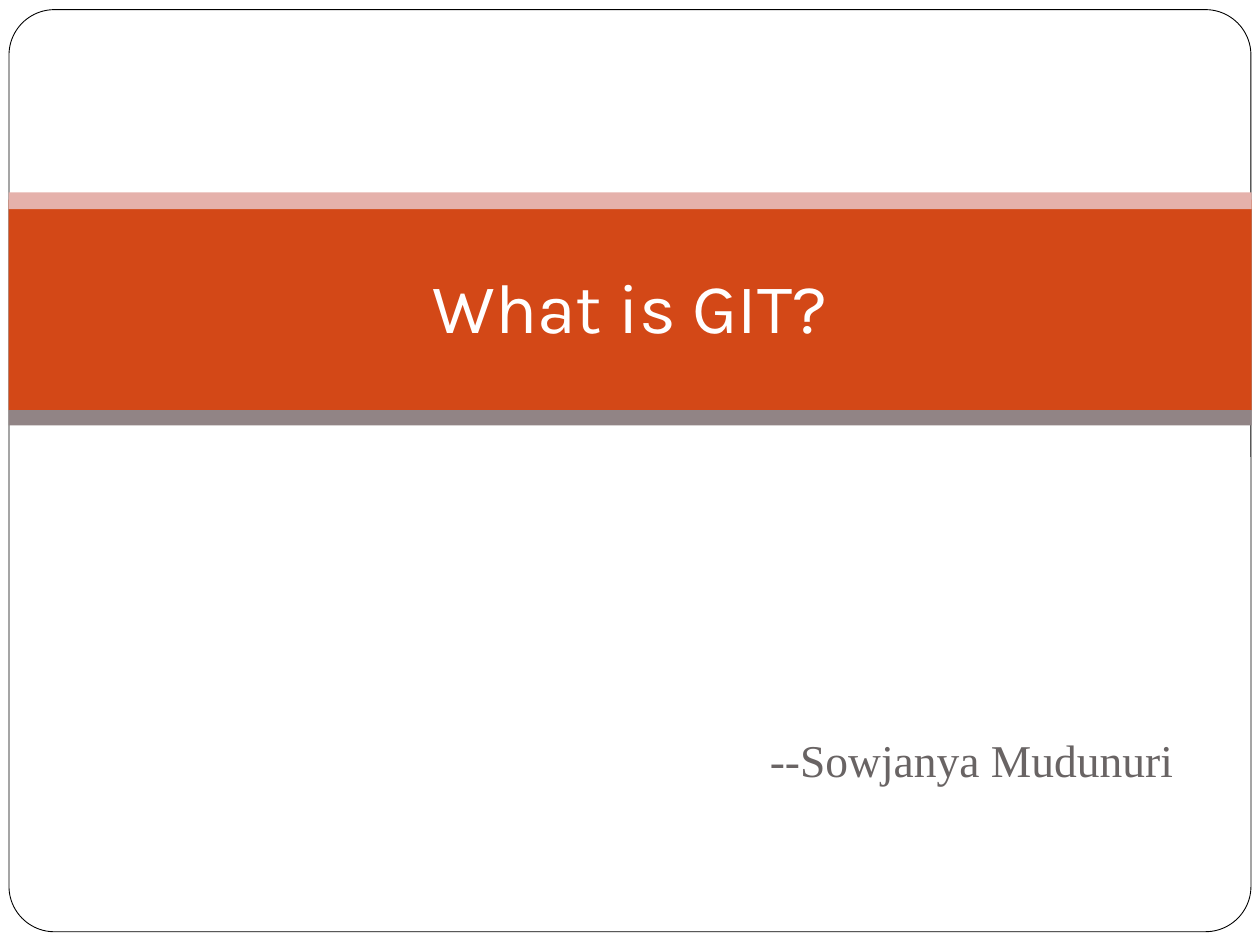
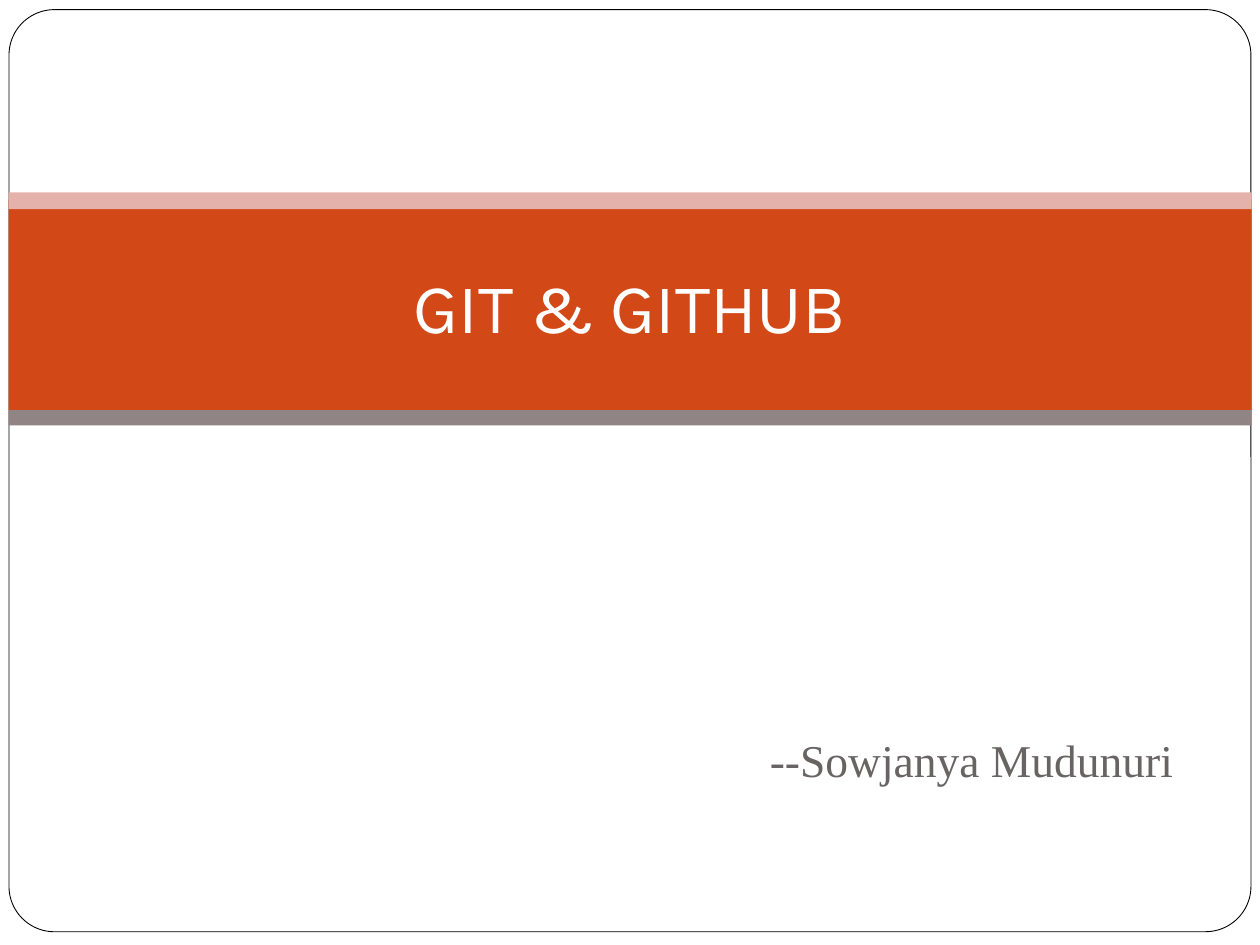
Before and after one commit to sowjumn/GITWWC, a slide deck: slide 1 of GIT.pptx. Drawn at 1260x945 pixels with LibreOffice and Linux fonts; fonts in the diff are those of the drawing; background and template pictures are left out. Boxes give left, top, right and bottom in pixels: in the first picture for what was removed or moved away, otherwise in the second. Text is boxed around its words. In the diff, an @@ line names an element or a change of style, - is before the commit and + after.

```diff
--- a/GIT.pptx
+++ b/GIT.pptx
@@ title at <box>414,288,846,334</box>: text changed @@
-What is GIT?
+GIT & GITHUB
```
Also in this commit, not shown: 3 other slides changed, 2 slides added.
